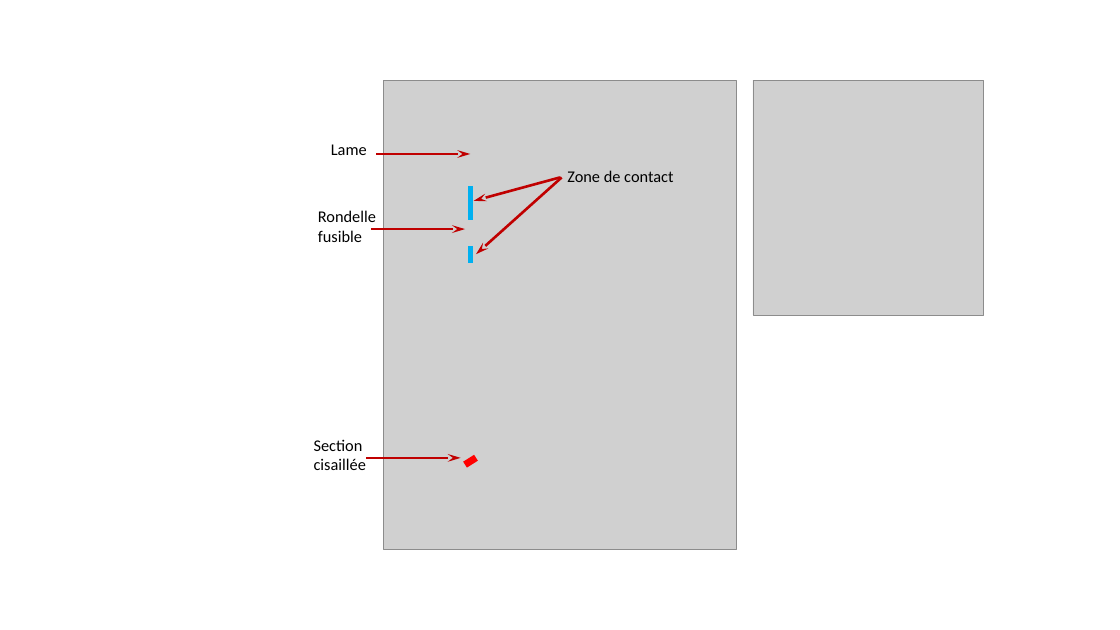
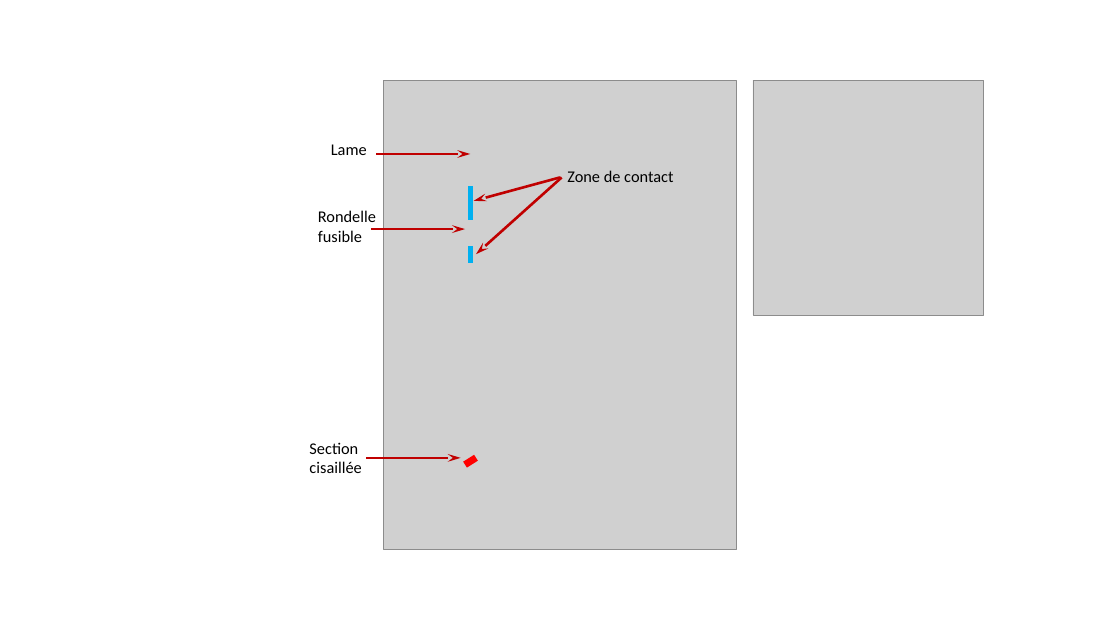
Before and after one commit to xpessoles/Sujets_Concours, a slide deck: slide 1 of 2022/Exemple/FichiersProf/Corrigé LaTeX/images/Figures.pptx. Drawn at 1120x630 pixels with LibreOffice and Linux fonts; fonts in the diff are those of the drawing; grey boxes stand for pictures. Boxes give left, top, right and bottom in pixels: in the first picture for what was removed or moved away, otherwise in the second. Text is boxed around its words. In the diff, an @@ line names an element or a change of style, - is before the commit and + after.

```diff
--- a/2022/Exemple/FichiersProf/Corrigé LaTeX/images/Figures.pptx
+++ b/2022/Exemple/FichiersProf/Corrigé LaTeX/images/Figures.pptx
@@ text "Section": place and size @@
-text "Section" at (314, 439, 366, 470)
+text "Section" at (309, 442, 361, 473)
```
Also in this commit, not shown: 4 slides added, 5 other files.
